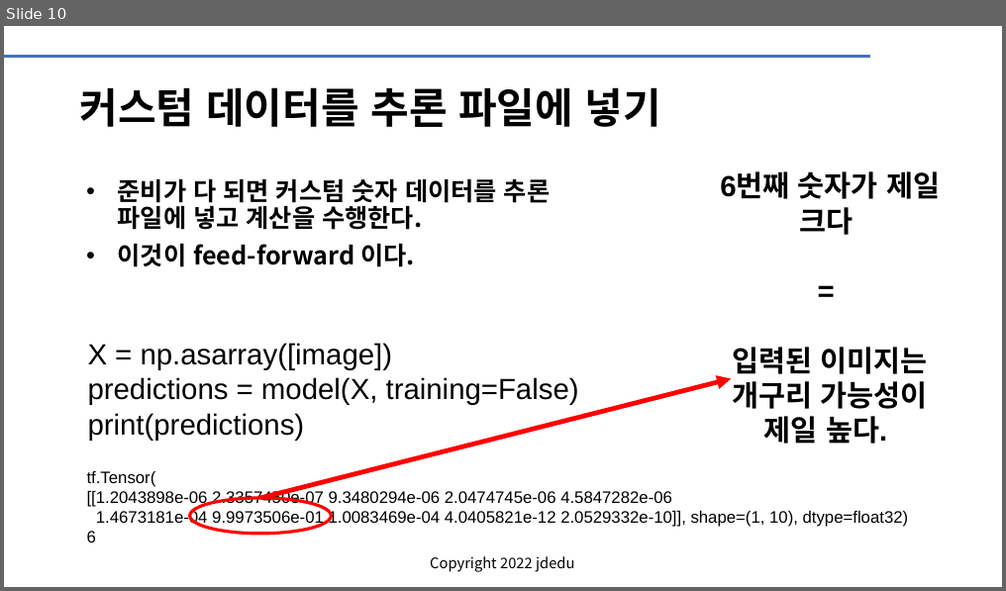
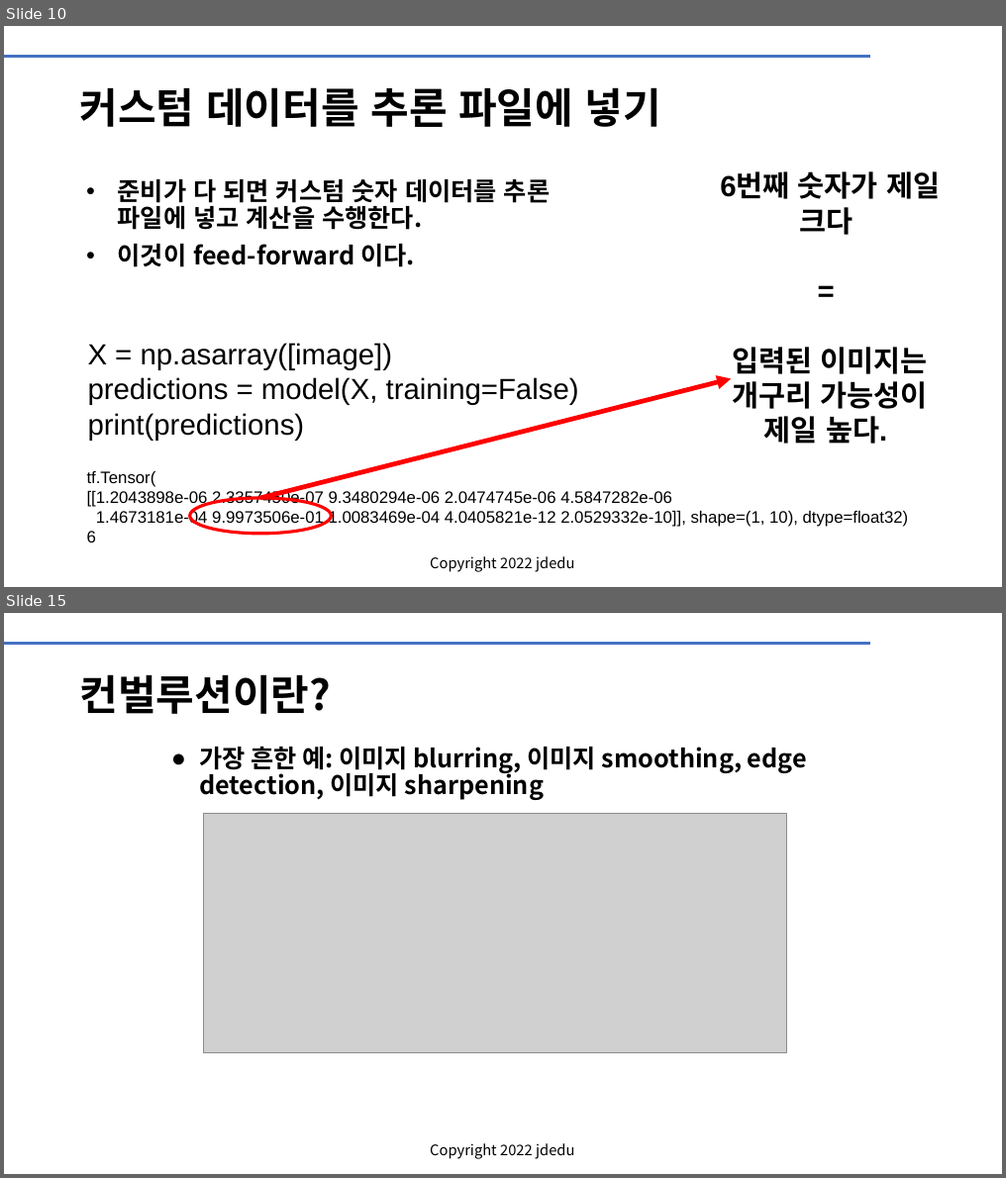
Before and after one commit to cobit-git/KOPO, a slide deck: CNN의_활용_1_CIFAR10.pptx. Shown one above the other, each under a label of ours: slide 10 before the commit, slides 10 and 15 after it; the slides between them are not shown. The pictures are 1006x591 and 1006x1178 pixels, drawn with LibreOffice and Linux fonts; fonts in the diff are those of the drawing; grey boxes stand for pictures; background and template pictures are left out. Boxes give left, top, right and bottom in pixels: in the first picture for what was removed or moved away, otherwise in the second. Text is boxed around its words. In the diff, an @@ line names an element or a change of style, - is before the commit and + after.

```diff
--- a/CNN의_활용_1_CIFAR10.pptx
+++ b/CNN의_활용_1_CIFAR10.pptx
@@ slide 15 added at <box>4,613,1002,1174</box>, background #FFFFFF; not listed: 2 template elements that a slide beside it also shows @@
@@ title added at <box>80,674,331,714</box>, 40 pt, text #000000, bold @@
+컨벌루션이란?
@@ text added at <box>199,746,807,800</box>, 24 pt, text #000000, bold @@
+● 가장 흔한 예: 이미지 blurring, 이미지 smoothing, edge detection, 이미지 sharpening
@@ picture added at <box>204,813,787,1054</box> @@
```
Also in this commit, not shown: 7 other slides added.
